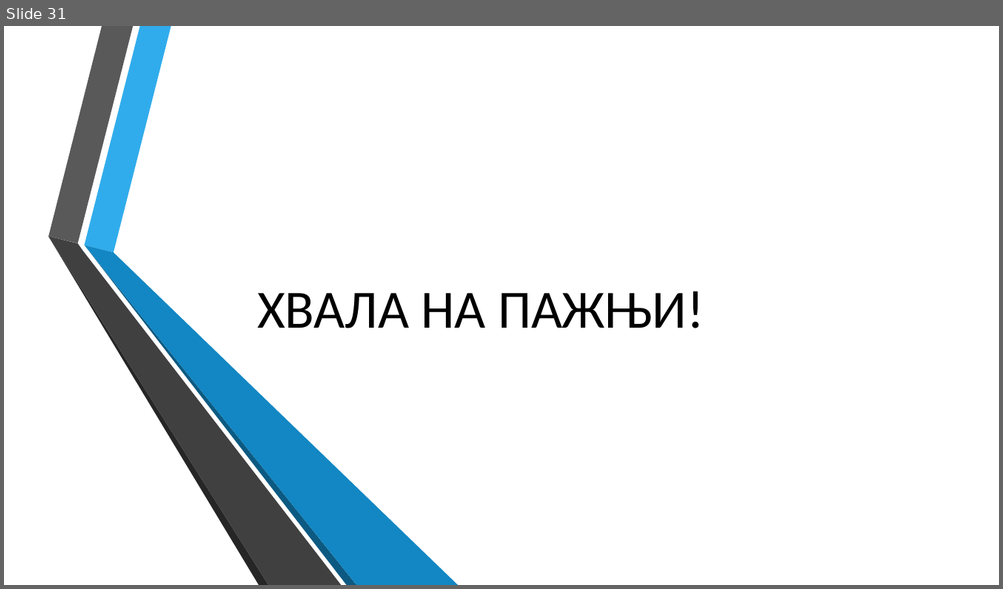
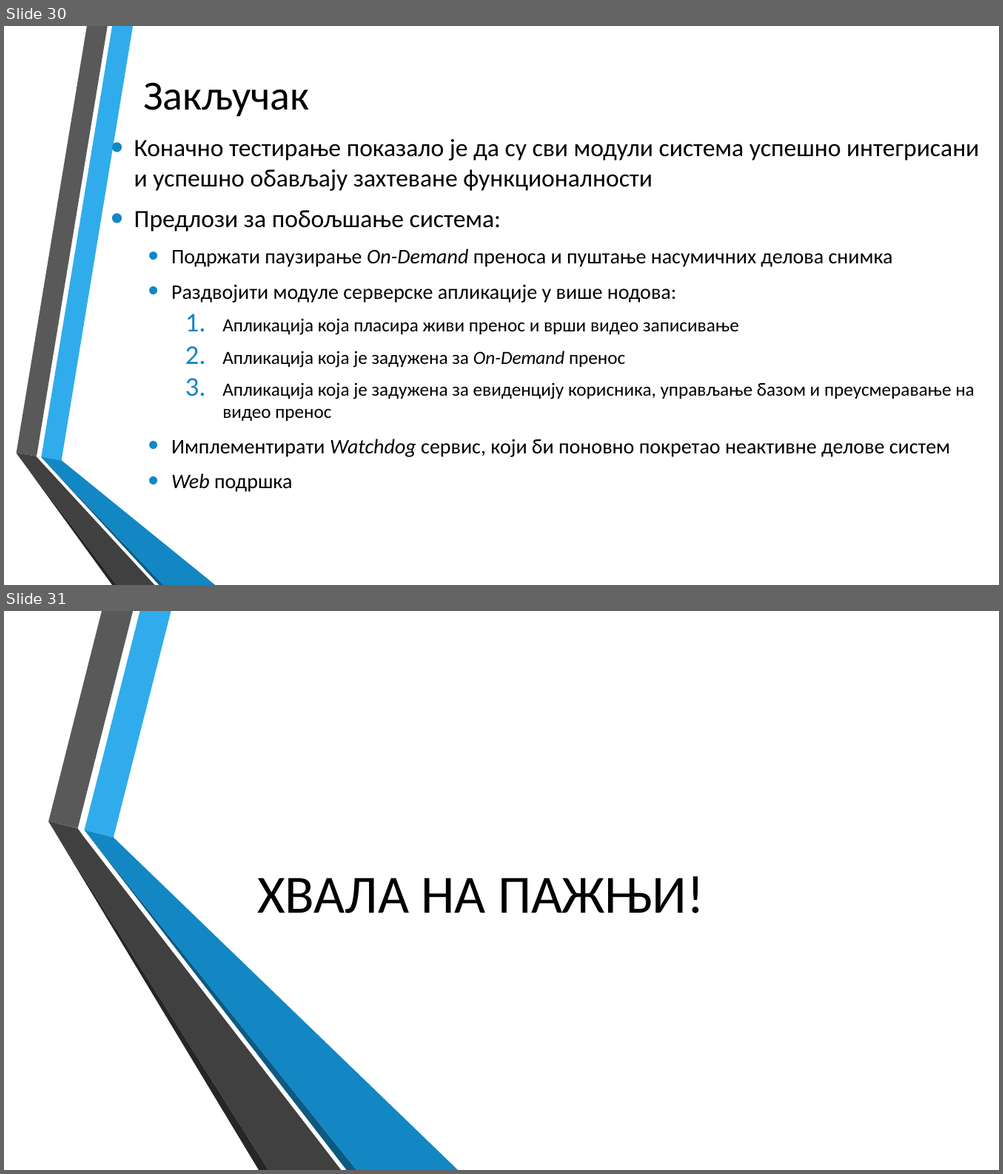
Before and after one commit to jovanSlavujevic96/MSc_RtspStreaming_Cpp, a slide deck: doc/prezentacija_master_e1-12_2020.pptx. Shown one above the other, each under a label of ours: slide 31 before the commit, slides 30 and 31 after it. The pictures are 1003x589 and 1003x1174 pixels, drawn with LibreOffice and Linux fonts; fonts in the diff are those of the drawing; background and template pictures are left out. Boxes give left, top, right and bottom in pixels: in the first picture for what was removed or moved away, otherwise in the second. Text is boxed around its words. In the diff, an @@ line names an element or a change of style, - is before the commit and + after.

```diff
--- a/doc/prezentacija_master_e1-12_2020.pptx
+++ b/doc/prezentacija_master_e1-12_2020.pptx
@@ slide 30 added at (x1=4, y1=26, x2=999, y2=585), background picture (left out) @@
@@ title added at (x1=143, y1=82, x2=309, y2=116), 40 pt, text #000000 @@
+Закључак
@@ text added at (x1=134, y1=139, x2=979, y2=492), 20 pt, text #000000 @@
+• Коначно тестирање показало је да су сви модули система успешно интегрисани и успешно обављају захтеване функционалности
+• Предлози за побољшање система:
+  • Подржати паузирање On-Demand преноса и пуштање насумичних делова снимка
+  • Раздвојити модуле серверске апликације у више нодова:
+    1. Апликација која пласира живи пренос и врши видео записивање
+    2. Апликација која је задужена за On-Demand пренос
+    3. Апликација која је задужена за евиденцију корисника, управљање базом и преусмеравање на видео пренос
+  • Имплементирати Watchdog сервис, који би поновно покретао неактивне делове систем
+  • Web подршка
@@ group added at (x1=16, y1=26, x2=215, y2=585): 6 freeform shapes @@
```
Also in this commit, not shown: 6 slides changed, 1 slide removed.
